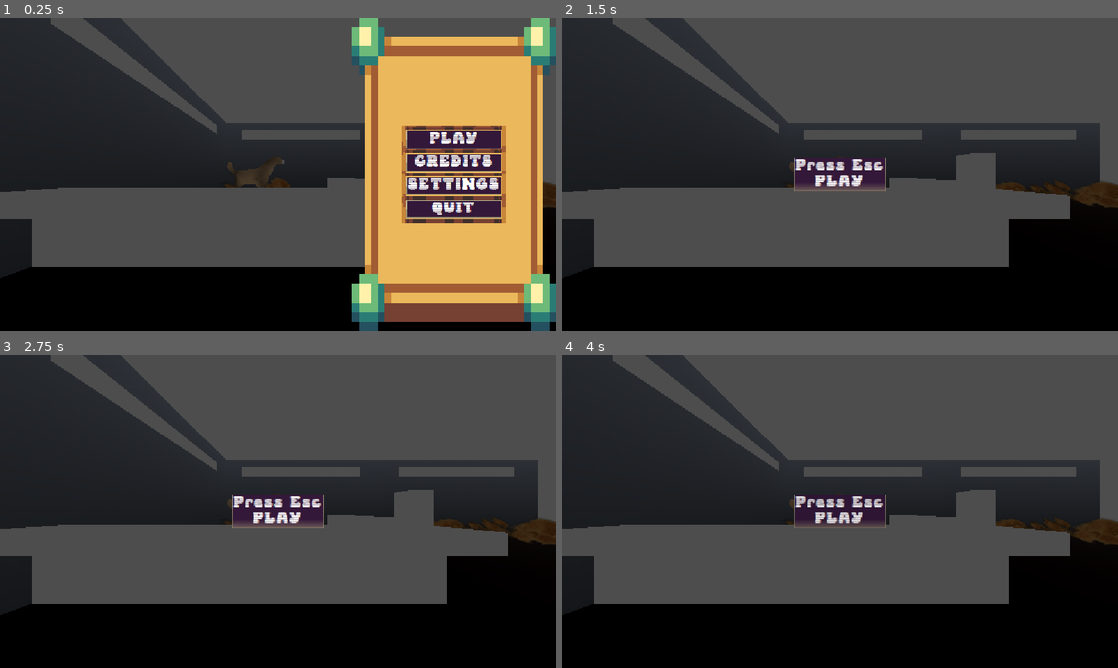
Above: before the commit, frames 1-4 (two rows, left to right).
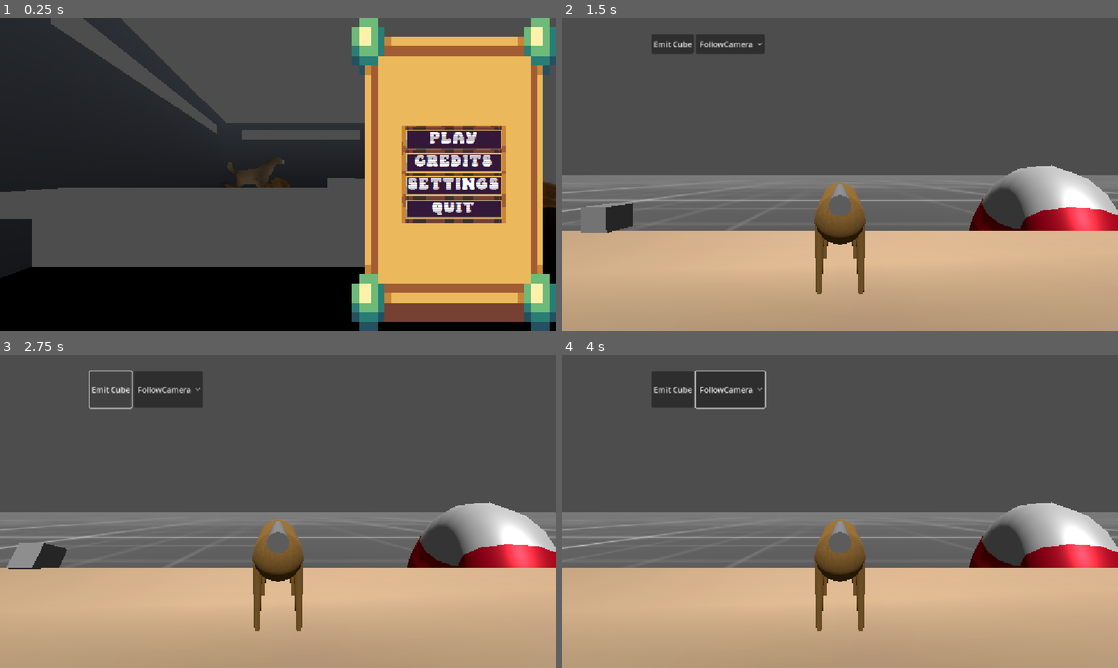
Above: after the commit, the same moments.

Repository: sjgillGit/gwj88
Game: Godot game, scene res://Main/RootNode.tscn
Two runs of this game, one before a commit and one after it. Both use one fixed random seed, a clock stepped at 60 frames per second and the inputs below.
Inputs (mouse positions are in pixels of both pictures, inside the frame that each line leads up to):
- Up to frame 1 (0.25 s): no input
- Up to frame 2 (1.5 s): click "PLAY" at 0.5 s; click "You're in the pen HIT THIS BU…" at 1.25 s
- Up to frame 3 (2.75 s): click (111, 380) at 2 s, where only the run after the commit has a clickable "Emit Cube"
- Up to frame 4 (4 s): click (728, 389) at 2.75 s, where only the run after the commit has a clickable "FollowCamera"; click (840, 511) at 3.5 s, where only the run before the commit has a clickable "Press Esc PLAY"

The runs differ from the first frame. In frame 2, 69% of the frame differs, in the area x 0-100%, y 0-100%; in frame 3, 69%; in frame 4, 69%.

Commit message:
Clean up PhysicsTest and move scenes into Scenes/flight_mode for integration

Diff:
--- a/Main/RootNode.tscn
+++ b/Main/RootNode.tscn
@@ -1,11 +1,9 @@
 [gd_scene load_steps=3 format=3 uid="uid://4fjj3yo1m0vd"]
 
-[ext_resource type="PackedScene" uid="uid://7iukt2vlfaaf" path="res://Scenes/ui/Placeholder3DforUi.tscn" id="2_souts"]
+[ext_resource type="Script" uid="uid://ckmi87tddb2bj" path="res://Main/root_node.gd" id="1_yogds"]
 [ext_resource type="PackedScene" uid="uid://d13aagks3romy" path="res://Scenes/ui/UiRootNode.tscn" id="3_go2ey"]
 
-[node name="RootNode" type="Node"]
-
-[node name="Placeholder3D" parent="." instance=ExtResource("2_souts")]
-transform = Transform3D(1, 0, 0, 0, 1, 0, 0, 0, 1, -0.5329853, 0, 1.4395378)
+[node name="RootNode" type="Node3D"]
+script = ExtResource("1_yogds")
 
 [node name="UiRootNode" parent="." instance=ExtResource("3_go2ey")]
--- /dev/null
+++ b/Main/root_node.gd
@@ -0,0 +1,26 @@
+extends Node3D
+
+var _old_scene: PackedScene = null
+var _old_instance: Node = null
+
+func _ready():
+	GameState.new_state.connect(_game_state_changed)
+	_game_state_changed(GameState.current, GameState.State.STARTUP)
+
+func _game_state_changed(new_state: GameState.State, old_state: GameState.State):
+	var new_scene: PackedScene = null
+	match new_state:
+		GameState.State.STARTUP, GameState.State.MAIN_MENU, GameState.State.PEN:
+			new_scene = preload("res://Scenes/ui/Placeholder3DforUi.tscn")
+		GameState.State.PLAY:
+			new_scene = preload("res://Scenes/flight_mode/flight_main.tscn")
+		_:
+			assert(false, "I don't know what to do here with this new game state: %s" % [new_state])
+	if _old_scene != new_scene:
+		# get_tree().change_scene_to_packed() will delete root_node, so we can't use that..
+		if _old_instance:
+			_old_instance.queue_free()
+		_old_scene = new_scene
+		var scene_instance = new_scene.instantiate()
+		_old_instance = scene_instance
+		add_child(scene_instance)
--- a/PhysicsTest/deer_vehicle_physics_test.tscn
+++ /dev/null
@@ -1,82 +0,0 @@
-[gd_scene load_steps=8 format=3 uid="uid://ccrmgoescm5aq"]
-
-[ext_resource type="PhysicsMaterial" uid="uid://lstnlgl40uhj" path="res://PhysicsTest/deer_body_physmat.tres" id="1_ib1ek"]
-[ext_resource type="Script" uid="uid://c6lr6h2gib2gb" path="res://PhysicsTest/deer.gd" id="2_6p30g"]
-[ext_resource type="Material" uid="uid://b13ie36bwv7v7" path="res://PhysicsTest/deer_fur_mat.tres" id="3_d3woa"]
-[ext_resource type="PackedScene" uid="uid://bc8mts2tx04hn" path="res://PhysicsTest/Reindeer.glb" id="4_kj0ek"]
-
-[sub_resource type="CapsuleMesh" id="CapsuleMesh_mhl8m"]
-material = ExtResource("3_d3woa")
-radius = 0.25
-height = 1.3
-radial_segments = 16
-
-[sub_resource type="CapsuleShape3D" id="CapsuleShape3D_e1i74"]
-radius = 0.25976563
-height = 1.3544922
-
-[sub_resource type="BoxMesh" id="BoxMesh_eltju"]
-size = Vector3(0.1, 0.25, 0.25)
-
-[node name="DeerPhysicsTest" type="VehicleBody3D"]
-collision_layer = 3
-collision_mask = 3
-physics_material_override = ExtResource("1_ib1ek")
-angular_damp = 0.01
-script = ExtResource("2_6p30g")
-
-[node name="Body" type="MeshInstance3D" parent="."]
-transform = Transform3D(1.9106859e-15, -4.371139e-08, -1, -0.9955554, 0.094177775, -4.1166435e-09, 0.094177775, 0.9955554, -4.3517108e-08, 0, 0.46994323, 0.040073633)
-mesh = SubResource("CapsuleMesh_mhl8m")
-
-[node name="Reindeer" parent="." instance=ExtResource("4_kj0ek")]
-transform = Transform3D(-0.25, 0, 2.1855694e-08, 0, 0.25, 0, -2.1855694e-08, 0, -0.25, 1.1172327, -0.28298306, 0.07150647)
-visible = false
-
-[node name="CollisionShape3D" type="CollisionShape3D" parent="."]
-transform = Transform3D(1, 0, 0, 0, 0.080442436, -0.99675924, 0, 0.99675924, 0.080442436, 0, 0.46994323, 0.040937603)
-shape = SubResource("CapsuleShape3D_e1i74")
-
-[node name="VehicleWheel3D" type="VehicleWheel3D" parent="."]
-transform = Transform3D(1, 0, 0, 0, 1, 0, 0, 0, 1, 0.25, -0.08331394, -0.49228993)
-wheel_radius = 0.1
-suspension_stiffness = 1.0
-
-[node name="MeshInstance3D" type="MeshInstance3D" parent="VehicleWheel3D"]
-mesh = SubResource("BoxMesh_eltju")
-
-[node name="VehicleWheel3D2" type="VehicleWheel3D" parent="."]
-transform = Transform3D(1, 0, 0, 0, 1, 0, 0, 0, 1, -0.25, -0.08331394, -0.49228993)
-wheel_radius = 0.1
-suspension_stiffness = 1.0
-
-[node name="MeshInstance3D" type="MeshInstance3D" parent="VehicleWheel3D2"]
-mesh = SubResource("BoxMesh_eltju")
-
-[node name="VehicleWheel3D3" type="VehicleWheel3D" parent="."]
-transform = Transform3D(1, 0, 0, 0, 1, 0, 0, 0, 1, 0.25, -0.08331394, 0.43465495)
-use_as_traction = true
-use_as_steering = true
-wheel_radius = 0.1
-
-[node name="MeshInstance3D" type="MeshInstance3D" parent="VehicleWheel3D3"]
-mesh = SubResource("BoxMesh_eltju")
-
-[node name="VehicleWheel3D4" type="VehicleWheel3D" parent="."]
-transform = Transform3D(1, 0, 0, 0, 1, 0, 0, 0, 1, -0.25, -0.08331394, 0.43465495)
-use_as_traction = true
-use_as_steering = true
-wheel_radius = 0.1
-
-[node name="MeshInstance3D" type="MeshInstance3D" parent="VehicleWheel3D4"]
-mesh = SubResource("BoxMesh_eltju")
-
-[node name="MoveButton" type="Button" parent="."]
-offset_left = 38.0
-offset_top = 33.0
-offset_right = 165.0
-offset_bottom = 64.0
-text = "MoveDeerBody"
-
-[connection signal="button_down" from="MoveButton" to="." method="_on_move_button_button_down"]
-[connection signal="button_up" from="MoveButton" to="." method="_on_move_button_button_up"]
--- a/PhysicsTest/deer.gd
+++ b/Scenes/flight_mode/deer_missile.gd
@@ -3,8 +3,10 @@
 
 signal distance_updated()
 
-@export var base_thrust := 500.0
-@export var base_lift := 500.0
+# todo: make this lower but let them push forward to move when
+# they are on the ramp/platform
+@export var base_thrust := 200.0
+@export var base_lift := 0.0
 @export var base_drag := 1.0
 ##
 @export var base_mass := 50.0
@@ -55,7 +57,6 @@
 		control_envelope.add_point(Vector2(120, 1.0))
 		control_envelope.add_point(Vector2(200, 0))
 	show_debug_ui = show_debug_ui
-	Engine.time_scale = 0.5
 	_apply_upgrade_stats()
 
 
--- a/PhysicsTest/deer.tscn
+++ b/Scenes/flight_mode/deer_missile.tscn
@@ -1,20 +1,20 @@
 [gd_scene load_steps=21 format=3 uid="uid://d1t0irvo1tq7i"]
 
-[ext_resource type="PhysicsMaterial" uid="uid://lstnlgl40uhj" path="res://PhysicsTest/deer_body_physmat.tres" id="1_gimdj"]
-[ext_resource type="Material" uid="uid://b13ie36bwv7v7" path="res://PhysicsTest/deer_fur_mat.tres" id="1_uavrq"]
-[ext_resource type="Script" uid="uid://c6lr6h2gib2gb" path="res://PhysicsTest/deer.gd" id="2_eltju"]
-[ext_resource type="PackedScene" uid="uid://3t06e673ici5" path="res://PhysicsTest/deer_legs.tscn" id="3_5mwn2"]
-[ext_resource type="PackedScene" uid="uid://bc8mts2tx04hn" path="res://PhysicsTest/Reindeer.glb" id="3_eltju"]
-[ext_resource type="Script" uid="uid://cla8131ss3orj" path="res://PhysicsTest/deer_legs.gd" id="4_wqsbj"]
-[ext_resource type="Script" uid="uid://c88aij3a2s167" path="res://PhysicsTest/follow_cam.gd" id="7_nv1pf"]
+[ext_resource type="PhysicsMaterial" uid="uid://lstnlgl40uhj" path="res://Scenes/flight_mode/deer_body_physmat.tres" id="1_k7jrr"]
+[ext_resource type="Script" uid="uid://c6lr6h2gib2gb" path="res://Scenes/flight_mode/deer_missile.gd" id="2_vmpjy"]
+[ext_resource type="PackedScene" uid="uid://3t06e673ici5" path="res://Scenes/flight_mode/placeholders/deer_legs.tscn" id="3_uf6lm"]
+[ext_resource type="Script" uid="uid://cla8131ss3orj" path="res://Scenes/flight_mode/placeholders/deer_legs.gd" id="4_gx8te"]
+[ext_resource type="Material" uid="uid://b13ie36bwv7v7" path="res://Scenes/flight_mode/placeholders/deer_fur_mat.tres" id="5_t15k7"]
+[ext_resource type="PackedScene" uid="uid://bc8mts2tx04hn" path="res://Scenes/flight_mode/placeholders/Reindeer.glb" id="6_bjseb"]
+[ext_resource type="Script" uid="uid://c88aij3a2s167" path="res://Scenes/follow_cam.gd" id="7_62wey"]
 
 [sub_resource type="Curve" id="Curve_wqsbj"]
 _limits = [0.0, 1.0, 0.0, 1000.0]
-_data = [Vector2(0, 0), 0.0, 0.0, 0, 0, Vector2(2.2883282, 1), 0.0, 0.0, 0, 0, Vector2(740.8377, 1), 0.0, 0.0, 0, 0, Vector2(1000, 0), 0.0, 0.0, 0, 0]
+_data = [Vector2(0, 0), 0.0, 0.0, 0, 0, Vector2(10.685663, 1), 0.0, 0.0, 0, 0, Vector2(740.8377, 1), 0.0, 0.0, 0, 0, Vector2(1000, 0), 0.0, 0.0, 0, 0]
 point_count = 4
 
 [sub_resource type="CapsuleMesh" id="CapsuleMesh_mhl8m"]
-material = ExtResource("1_uavrq")
+material = ExtResource("5_t15k7")
 radius = 0.25
 height = 1.3
 radial_segments = 16
@@ -85,22 +85,22 @@
 collision_layer = 3
 collision_mask = 3
 mass = 50.0
-physics_material_override = ExtResource("1_gimdj")
+physics_material_override = ExtResource("1_k7jrr")
 contact_monitor = true
 max_contacts_reported = 10
 angular_damp = 0.1
-script = ExtResource("2_eltju")
+script = ExtResource("2_vmpjy")
 control_envelope = SubResource("Curve_wqsbj")
 
-[node name="DeerLegs" parent="." instance=ExtResource("3_5mwn2")]
-script = ExtResource("4_wqsbj")
+[node name="DeerLegs" parent="." instance=ExtResource("3_uf6lm")]
+script = ExtResource("4_gx8te")
 main_body = NodePath("..")
 
 [node name="Body" type="MeshInstance3D" parent="."]
 transform = Transform3D(1.9106859e-15, -4.371139e-08, -1, -0.9955554, 0.094177775, -4.1166435e-09, 0.094177775, 0.9955554, -4.3517108e-08, 0, 0.46994323, 0.040073633)
 mesh = SubResource("CapsuleMesh_mhl8m")
 
-[node name="Reindeer" parent="." instance=ExtResource("3_eltju")]
+[node name="Reindeer" parent="." instance=ExtResource("6_bjseb")]
 transform = Transform3D(-0.25, 0, 2.1855694e-08, 0, 0.25, 0, -2.1855694e-08, 0, -0.25, 1.1172327, -0.28298306, 0.07150647)
 visible = false
 
@@ -126,7 +126,7 @@
 [node name="FollowCamera" type="Camera3D" parent="."]
 transform = Transform3D(-1, 0, -8.742278e-08, 0, 1, 0, 8.742278e-08, 0, -1, 1.4305115e-06, 0.8681183, -2.3872833)
 current = true
-script = ExtResource("7_nv1pf")
+script = ExtResource("7_62wey")
 attach_point = NodePath("../CameraFollowMark")
 
 [node name="CameraFollowMark" type="Marker3D" parent="."]
--- a/PhysicsTest/ramp_test.gd
+++ b/Scenes/flight_mode/flight_main.gd
@@ -3,7 +3,7 @@
 var _player: Node3D
 
 func _ready():
-	_set_launch_mode(%LaunchCheckButton.button_pressed)
+	_spawn_deer()
 
 
 func _find_cams():
@@ -18,14 +18,11 @@
 			co.select(i)
 
 
-func _set_launch_mode(launch_mode: bool):
+func _spawn_deer():
 	if _player:
 		_player.free()
-	if launch_mode:
-		_player = preload("res://PhysicsTest/deer.tscn").instantiate()
-		_player.distance_updated.connect(_on_distance_updated)
-	else:
-		_player = preload("res://Scenes/player.tscn").instantiate()
+	_player = preload("./deer_missile.tscn").instantiate()
+	_player.distance_updated.connect(_on_distance_updated)
 	add_child(_player)
 	if 'show_debug_ui' in _player:
 		_player.show_debug_ui = false
@@ -61,13 +58,6 @@
 			c.current = true
 
 
-
-
-func _on_launch_check_button_toggled(toggled_on: bool) -> void:
-	_set_launch_mode(toggled_on)
-	%LaunchCheckButton.release_focus()
-
-
 func _on_timer_timeout() -> void:
 	if _player is DeerMissile:
 		_on_distance_updated()
--- /dev/null
+++ b/Scenes/flight_mode/flight_main.tscn
@@ -0,0 +1,166 @@
+[gd_scene load_steps=19 format=3 uid="uid://bmqkplxqd8vl5"]
+
+[ext_resource type="Script" uid="uid://b6a8t6ogcsmqy" path="res://Scenes/flight_mode/flight_main.gd" id="1_25o61"]
+[ext_resource type="PhysicsMaterial" uid="uid://bhjlk0y1u7hg6" path="res://Scenes/flight_mode/deer_feet_physmat.tres" id="2_ph8sb"]
+[ext_resource type="Script" uid="uid://m410she5703r" path="res://Scenes/flight_mode/ground.gd" id="3_jp6c4"]
+[ext_resource type="Texture2D" uid="uid://c2tntehikldvi" path="res://Scenes/flight_mode/placeholders/gridbox.png" id="4_07op2"]
+[ext_resource type="PackedScene" uid="uid://cvaagkgc834hv" path="res://Scenes/flight_mode/placeholders/Canes.glb" id="5_d51bt"]
+[ext_resource type="Script" uid="uid://cq8tnxuq7c0ab" path="res://Scenes/flight_mode/top_platform.gd" id="6_g1wwy"]
+[ext_resource type="Script" uid="uid://ci5fibeb4q8ya" path="res://Scenes/flight_mode/physical_ramp.gd" id="7_m27rb"]
+
+[sub_resource type="BoxShape3D" id="BoxShape3D_ld0ly"]
+size = Vector3(0.5, 0.5, 0.5)
+
+[sub_resource type="BoxMesh" id="BoxMesh_v3pkt"]
+size = Vector3(0.5, 0.5, 0.5)
+
+[sub_resource type="PhysicsMaterial" id="PhysicsMaterial_d7dld"]
+rough = true
+bounce = 0.1
+
+[sub_resource type="BoxShape3D" id="BoxShape3D_oomsc"]
+size = Vector3(1000, 10, 2000)
+
+[sub_resource type="FastNoiseLite" id="FastNoiseLite_oomsc"]
+frequency = 0.05
+
+[sub_resource type="NoiseTexture2D" id="NoiseTexture2D_vs8a8"]
+noise = SubResource("FastNoiseLite_oomsc")
+
+[sub_resource type="StandardMaterial3D" id="StandardMaterial3D_ld0ly"]
+albedo_texture = ExtResource("4_07op2")
+heightmap_scale = 2.0
+heightmap_deep_parallax = true
+heightmap_min_layers = 8
+heightmap_max_layers = 32
+heightmap_texture = SubResource("NoiseTexture2D_vs8a8")
+uv1_scale = Vector3(10, 10, 10)
+
+[sub_resource type="PlaneMesh" id="PlaneMesh_3kocc"]
+material = SubResource("StandardMaterial3D_ld0ly")
+size = Vector2(10000, 10000)
+
+[sub_resource type="BoxShape3D" id="BoxShape3D_uyybt"]
+size = Vector3(48, 10, 36)
+
+[sub_resource type="StandardMaterial3D" id="StandardMaterial3D_3kocc"]
+transparency = 4
+albedo_color = Color(0.69411767, 0.88235295, 1, 0.23137255)
+refraction_enabled = true
+refraction_scale = 0.01
+
+[sub_resource type="Curve3D" id="Curve3D_3kocc"]
+_data = {
+"points": PackedVector3Array(0, 0, 0, 0, 0, 0, 0, 0.029159546, 0.045352936, 0, 0.4748726, 0.3311596, 0, -0.4748726, -0.3311596, 0, -0.50343704, -0.62441254, 0, -14.636433, 25.136326, 0, 14.636433, -25.136326, 0, -23.654705, -52.72859),
+"tilts": PackedFloat32Array(0, 0, 0)
+}
+point_count = 3
+
+[node name="FlightMain" type="Node3D"]
+script = ExtResource("1_25o61")
+
+[node name="FarCam" type="Camera3D" parent="."]
+transform = Transform3D(0.5135412, 0.1930226, -0.8360728, 0, 0.97437006, 0.22495104, 0.8580649, -0.11552163, 0.5003792, -28.024275, 37.351646, 27.18371)
+
+[node name="NearCam" type="Camera3D" parent="."]
+transform = Transform3D(0.21787071, 0.2195472, -0.95096344, 0, 0.97437006, 0.22495104, 0.97597766, -0.04901025, 0.21228668, 3.9757252, 35.351646, 35.18371)
+
+[node name="DeerEmitter" type="Marker3D" parent="."]
+unique_name_in_owner = true
+transform = Transform3D(-1, 0, -8.742278e-08, 0, 1, 0, 8.742278e-08, 0, -1, 6.988857, 34.259937, 35.230007)
+
+[node name="IceCubeEmitter" type="Marker3D" parent="."]
+unique_name_in_owner = true
+transform = Transform3D(1, 0, 0, 0, 1, 0, 0, 0, 1, 4, 36.199528, 33.378044)
+
+[node name="IceCube" type="RigidBody3D" parent="IceCubeEmitter"]
+unique_name_in_owner = true
+transform = Transform3D(1, 0, 0, 0, 1, 0, 0, 0, 1, 0.21360016, -1.794548, 0.03819275)
+physics_material_override = ExtResource("2_ph8sb")
+
+[node name="CollisionShape3D" type="CollisionShape3D" parent="IceCubeEmitter/IceCube"]
+transform = Transform3D(1, 0, 0, 0, 1, 0, 0, 0, 1, -2, 0, 0)
+shape = SubResource("BoxShape3D_ld0ly")
+
+[node name="MeshInstance3D" type="MeshInstance3D" parent="IceCubeEmitter/IceCube"]
+transform = Transform3D(1, 0, 0, 0, 1, 0, 0, 0, 1, -2, 0, 0)
+mesh = SubResource("BoxMesh_v3pkt")
+
+[node name="Ground" type="StaticBody3D" parent="."]
+collision_layer = 3
+collision_mask = 3
+physics_material_override = SubResource("PhysicsMaterial_d7dld")
+script = ExtResource("3_jp6c4")
+
+[node name="CollisionShape3D" type="CollisionShape3D" parent="Ground"]
+transform = Transform3D(1, 0, 0, 0, 1, 0, 0, 0, 1, 0, -5, -478)
+shape = SubResource("BoxShape3D_oomsc")
+
+[node name="MeshInstance3D" type="MeshInstance3D" parent="Ground"]
+transform = Transform3D(1, 0, 0, 0, 1, 0, 0, 0, 1, 0, 0, -481)
+mesh = SubResource("PlaneMesh_3kocc")
+
+[node name="Platform" parent="." instance=ExtResource("5_d51bt")]
+transform = Transform3D(1, 0, 0, 0, 1, 0, 0, 0, 1, 0.053, -0.01, 0.929)
+
+[node name="TopPlatform" type="StaticBody3D" parent="Platform"]
+transform = Transform3D(1, 0, 0, 0, 1, 0, 0, 0, 1, -0.053, 0.01, -1.409)
+collision_layer = 3
+collision_mask = 3
+physics_material_override = ExtResource("2_ph8sb")
+script = ExtResource("6_g1wwy")
+
+[node name="CollisionShape3D" type="CollisionShape3D" parent="Platform/TopPlatform"]
+transform = Transform3D(1, 0, 0, 0, 1, 0, 0, 0, 1, -1, 29, 52)
+shape = SubResource("BoxShape3D_uyybt")
+
+[node name="PhysicalRamp" type="CSGPolygon3D" parent="."]
+transform = Transform3D(1, 0, 0, 0, 1, 0, 0, 0, 1, 0, 33.970608, 33.474567)
+use_collision = true
+collision_layer = 3
+collision_mask = 3
+polygon = PackedVector2Array(-14, 0, 14, 0, 20, -50, -20, -50)
+mode = 2
+path_node = NodePath("Path3D")
+path_interval_type = 0
+path_interval = 1.0
+path_simplify_angle = 0.1
+path_rotation = 2
+path_rotation_accurate = false
+path_local = true
+path_continuous_u = false
+path_u_distance = 1.0
+path_joined = false
+material = SubResource("StandardMaterial3D_3kocc")
+script = ExtResource("7_m27rb")
+
+[node name="Path3D" type="Path3D" parent="PhysicalRamp"]
+curve = SubResource("Curve3D_3kocc")
+
+[node name="DirectionalLight3D" type="DirectionalLight3D" parent="."]
+transform = Transform3D(1, 0, 0, 0, 0.5252637, 0.8509395, 0, -0.8509395, 0.5252637, 0, 50.174084, 33.2016)
+
+[node name="BoxContainer" type="BoxContainer" parent="."]
+offset_left = 186.0
+offset_top = 34.0
+offset_right = 226.0
+offset_bottom = 74.0
+
+[node name="IceCubeButton" type="Button" parent="BoxContainer"]
+layout_mode = 2
+text = "Emit Cube"
+
+[node name="CameraOption" type="OptionButton" parent="BoxContainer"]
+unique_name_in_owner = true
+layout_mode = 2
+
+[node name="FlightStats" type="Label" parent="BoxContainer"]
+unique_name_in_owner = true
+layout_mode = 2
+
+[node name="Timer" type="Timer" parent="."]
+autostart = true
+
+[connection signal="pressed" from="BoxContainer/IceCubeButton" to="." method="_on_ice_cube_button_pressed"]
+[connection signal="item_selected" from="BoxContainer/CameraOption" to="." method="_on_camera_option_item_selected"]
+[connection signal="timeout" from="Timer" to="." method="_on_timer_timeout"]
--- a/PhysicsTest/deer_legs.tscn
+++ b/Scenes/flight_mode/placeholders/deer_legs.tscn
@@ -1,7 +1,7 @@
 [gd_scene load_steps=6 format=3 uid="uid://3t06e673ici5"]
 
-[ext_resource type="PhysicsMaterial" uid="uid://lstnlgl40uhj" path="res://PhysicsTest/deer_body_physmat.tres" id="1_851as"]
-[ext_resource type="Material" uid="uid://b13ie36bwv7v7" path="res://PhysicsTest/deer_fur_mat.tres" id="2_yc7rp"]
+[ext_resource type="PhysicsMaterial" uid="uid://lstnlgl40uhj" path="res://Scenes/flight_mode/deer_body_physmat.tres" id="1_851as"]
+[ext_resource type="Material" uid="uid://b13ie36bwv7v7" path="res://Scenes/flight_mode/placeholders/deer_fur_mat.tres" id="2_yc7rp"]
 
 [sub_resource type="CylinderMesh" id="CylinderMesh_sq2c6"]
 top_radius = 0.05
--- a/PhysicsTest/FloatTest.tscn
+++ b/Scenes/flight_mode/test/FloatTest.tscn
@@ -1,7 +1,7 @@
 [gd_scene load_steps=10 format=3 uid="uid://dv6ucdxrqdyki"]
 
-[ext_resource type="Script" uid="uid://tknl0opas2c" path="res://PhysicsTest/float_test.gd" id="1_cecf1"]
-[ext_resource type="PackedScene" uid="uid://d1t0irvo1tq7i" path="res://PhysicsTest/deer.tscn" id="1_ysx3j"]
+[ext_resource type="Script" uid="uid://tknl0opas2c" path="res://Scenes/flight_mode/test/float_test.gd" id="1_xmlaq"]
+[ext_resource type="PackedScene" uid="uid://d1t0irvo1tq7i" path="res://Scenes/flight_mode/deer_missile.tscn" id="2_1yha8"]
 
 [sub_resource type="ParticleProcessMaterial" id="ParticleProcessMaterial_cecf1"]
 gravity = Vector3(0, 0, 0)
@@ -34,9 +34,9 @@
 size = Vector3(50, 50, 300)
 
 [node name="FloatTest" type="Node3D"]
-script = ExtResource("1_cecf1")
+script = ExtResource("1_xmlaq")
 
-[node name="DeerMissile" parent="." instance=ExtResource("1_ysx3j")]
+[node name="DeerMissile" parent="." instance=ExtResource("2_1yha8")]
 
 [node name="GPUParticles3D" type="GPUParticles3D" parent="DeerMissile"]
 amount = 100
--- a/PhysicsTest/ramp_test.tscn
+++ b/Scenes/flight_mode/test/ramp_test.tscn
@@ -1,12 +1,12 @@
 [gd_scene load_steps=19 format=3 uid="uid://c4ditbj0i6sgt"]
 
-[ext_resource type="Script" uid="uid://b6a8t6ogcsmqy" path="res://PhysicsTest/ramp_test.gd" id="1_d7dld"]
-[ext_resource type="PhysicsMaterial" uid="uid://bhjlk0y1u7hg6" path="res://PhysicsTest/deer_feet_physmat.tres" id="2_c746f"]
-[ext_resource type="Script" uid="uid://m410she5703r" path="res://PhysicsTest/ground.gd" id="3_3e0yg"]
-[ext_resource type="PackedScene" uid="uid://cvaagkgc834hv" path="res://PhysicsTest/Canes.glb" id="3_s1l5i"]
-[ext_resource type="Script" uid="uid://cq8tnxuq7c0ab" path="res://PhysicsTest/top_platform.gd" id="5_d7dld"]
-[ext_resource type="PackedScene" uid="uid://bc8mts2tx04hn" path="res://PhysicsTest/Reindeer.glb" id="6_wl4wa"]
-[ext_resource type="Script" uid="uid://ci5fibeb4q8ya" path="res://PhysicsTest/physical_ramp.gd" id="7_jure0"]
+[ext_resource type="Script" uid="uid://b6a8t6ogcsmqy" path="res://Scenes/flight_mode/flight_main.gd" id="1_d7dld"]
+[ext_resource type="PhysicsMaterial" uid="uid://bhjlk0y1u7hg6" path="res://Scenes/flight_mode/deer_feet_physmat.tres" id="2_c746f"]
+[ext_resource type="Script" uid="uid://m410she5703r" path="res://Scenes/flight_mode/ground.gd" id="3_3e0yg"]
+[ext_resource type="PackedScene" uid="uid://cvaagkgc834hv" path="res://Scenes/flight_mode/placeholders/Canes.glb" id="3_s1l5i"]
+[ext_resource type="Script" uid="uid://cq8tnxuq7c0ab" path="res://Scenes/flight_mode/top_platform.gd" id="5_d7dld"]
+[ext_resource type="PackedScene" uid="uid://bc8mts2tx04hn" path="res://Scenes/flight_mode/placeholders/Reindeer.glb" id="6_wl4wa"]
+[ext_resource type="Script" uid="uid://ci5fibeb4q8ya" path="res://Scenes/flight_mode/physical_ramp.gd" id="7_jure0"]
 
 [sub_resource type="BoxShape3D" id="BoxShape3D_ld0ly"]
 size = Vector3(0.5, 0.5, 0.5)
--- /dev/null
+++ b/Scenes/ui/MainMenu.tscn
@@ -0,0 +1,8 @@
+[gd_scene load_steps=2 format=3 uid="uid://c8nvyqalj1c2w"]
+
+[ext_resource type="PackedScene" uid="uid://7iukt2vlfaaf" path="res://Scenes/ui/Placeholder3DforUi.tscn" id="1_ufw3w"]
+
+[node name="MainMenu" type="Node3D"]
+
+[node name="Placeholder3DforUi" parent="." instance=ExtResource("1_ufw3w")]
+transform = Transform3D(1, 0, 0, 0, 1, 0, 0, 0, 1, -2.946186, 0, 1.131121)
--- /dev/null
+++ b/Scenes/ui/PenMenu.tscn
@@ -0,0 +1,7 @@
+[gd_scene load_steps=2 format=3 uid="uid://cj1erhmerk3t0"]
+
+[ext_resource type="PackedScene" uid="uid://7iukt2vlfaaf" path="res://Scenes/ui/Placeholder3DforUi.tscn" id="1_5rt55"]
+
+[node name="PenMenu" type="Node3D"]
+
+[node name="Placeholder3DforUi" parent="." instance=ExtResource("1_5rt55")]
--- a/Scenes/ui/Placeholder3DforUi.tscn
+++ b/Scenes/ui/Placeholder3DforUi.tscn
@@ -1,10 +1,12 @@
-[gd_scene load_steps=3 format=3 uid="uid://7iukt2vlfaaf"]
+[gd_scene load_steps=4 format=3 uid="uid://7iukt2vlfaaf"]
 
+[ext_resource type="Script" uid="uid://qgd6g6fo4745" path="res://Scenes/ui/placeholder_3_dfor_ui.gd" id="1_2iqpr"]
 [ext_resource type="PackedScene" uid="uid://cnl3r1l1rfr5n" path="res://Assets/ui/pen/Flooor.glb" id="1_wxwfb"]
 
 [sub_resource type="Environment" id="Environment_wxwfb"]
 
 [node name="Placeholder3DforUi" type="Node3D"]
+script = ExtResource("1_2iqpr")
 
 [node name="WorldEnvironment" type="WorldEnvironment" parent="."]
 environment = SubResource("Environment_wxwfb")
--- a/Scenes/ui/UiPlay.tscn
+++ b/Scenes/ui/UiPlay.tscn
@@ -11,6 +11,7 @@
 grow_vertical = 2
 
 [node name="Button" type="Button" parent="."]
+visible = false
 layout_mode = 1
 anchors_preset = 8
 anchor_left = 0.5
--- /dev/null
+++ b/Scenes/ui/placeholder_3_dfor_ui.gd
@@ -0,0 +1,4 @@
+extends Node3D
+
+func _on_button_pressed() -> void:
+	GameState.current = GameState.State.PLAY
Binary file removed: Assets/ReindeerWIP.fbx
Not shown, added: Main/root_node.gd.uid
Not shown, removed: PhysicsTest/Canes.glb.import
Renamed: PhysicsTest/deer_body_physmat.tres -> Scenes/flight_mode/deer_body_physmat.tres
Renamed: PhysicsTest/deer_feet_physmat.tres -> Scenes/flight_mode/deer_feet_physmat.tres
Renamed: PhysicsTest/deer.gd.uid -> Scenes/flight_mode/deer_missile.gd.uid
Renamed: PhysicsTest/ramp_test.gd.uid -> Scenes/flight_mode/flight_main.gd.uid
Renamed: PhysicsTest/ground.gd -> Scenes/flight_mode/ground.gd
Renamed: PhysicsTest/ground.gd.uid -> Scenes/flight_mode/ground.gd.uid
Renamed: PhysicsTest/physical_ramp.gd -> Scenes/flight_mode/physical_ramp.gd
Renamed: PhysicsTest/physical_ramp.gd.uid -> Scenes/flight_mode/physical_ramp.gd.uid
Renamed: PhysicsTest/Canes.glb -> Scenes/flight_mode/placeholders/Canes.glb
(and 20 more such lines)
